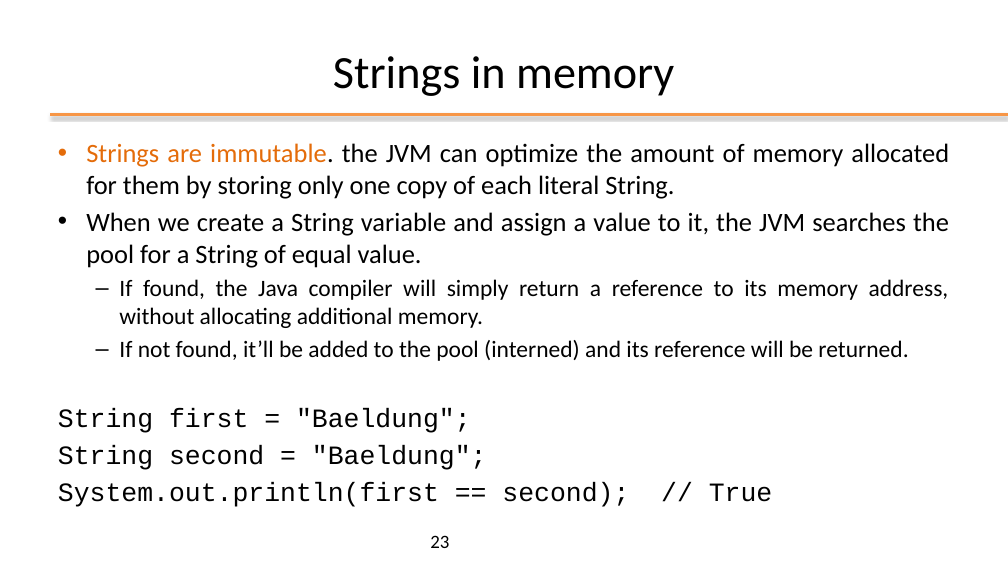
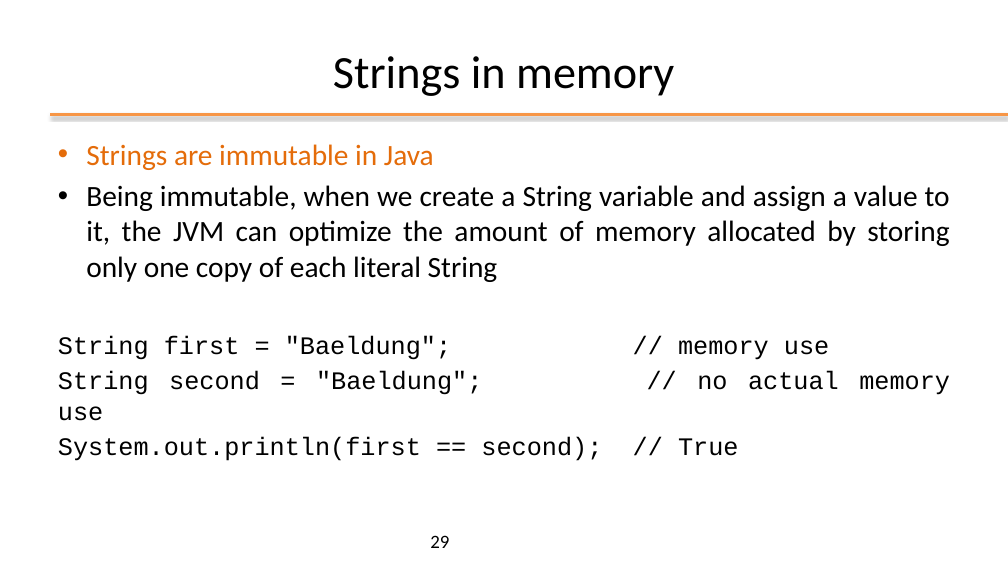
Before and after one commit to plctechnician/ooprogramming, a slide deck: slide 29 of java/slides/ppt/02 - Java Basics.pptx (slide 23 before the commit). Drawn at 1008x567 pixels with LibreOffice and Linux fonts; fonts in the diff are those of the drawing; background and template pictures are left out. Boxes give left, top, right and bottom in pixels: in the first picture for what was removed or moved away, otherwise in the second. Text is boxed around its words. In the diff, an @@ line names an element or a change of style, - is before the commit and + after.

```diff
--- a/java/slides/ppt/02 - Java Basics.pptx
+++ b/java/slides/ppt/02 - Java Basics.pptx
@@ text at [58, 144, 950, 421]: text changed; size 25.2 to 28 pt @@
-• Strings are immutable. the JVM can optimize the amount of memory allocated for them by storing only one copy of each literal String.
-• When we create a String variable and assign a value to it, the JVM searches the pool for a String of equal value.
-  – If found, the Java compiler will simply return a reference to its memory address, without allocating additional memory.
-  – If not found, it’ll be added to the pool (interned) and its reference will be returned.
-String first = "Baeldung";
-String second = "Baeldung";
+• Strings are immutable in Java
+• Being immutable, when we create a String variable and assign a value to it, the JVM can optimize the amount of memory allocated by storing only one copy of each literal String
+String first = "Baeldung"; // memory use
+String second = "Baeldung"; // no actual memory use
@@ text at [58, 436, 739, 461]: size 25.2 to 24 pt in "System.out.println(first == second); // True" @@
@@ page number at [430, 535, 449, 548]: text changed @@
-23
+29
```
Also in this commit, not shown: 12 other slides changed, 6 slides added, 18 other files.
